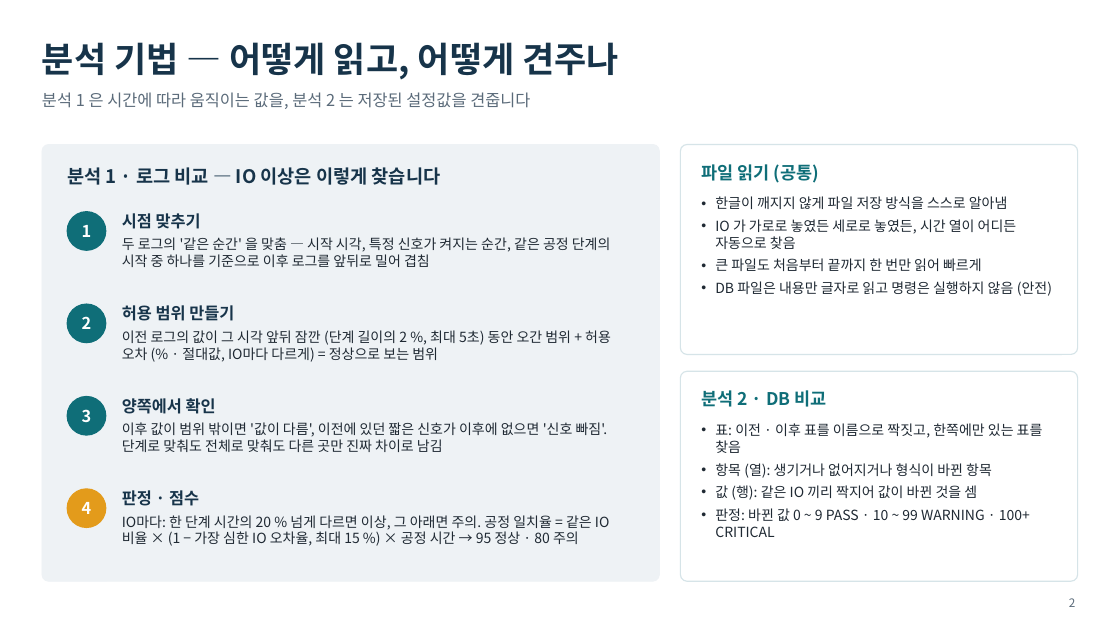
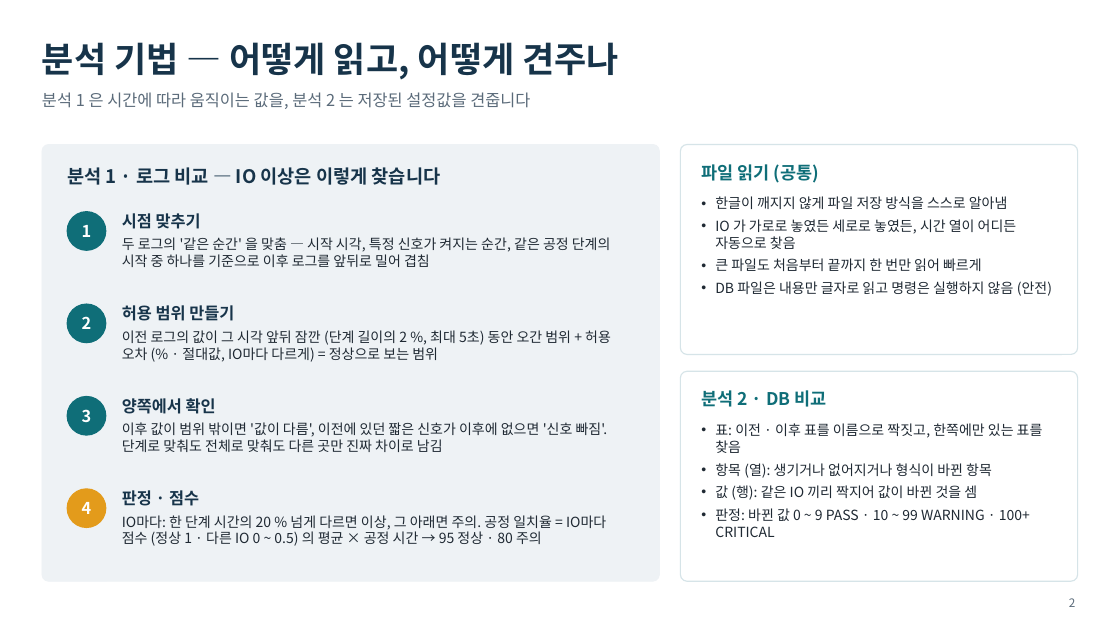
Before and after one commit to sssfffd/rookie2, a slide deck: slide 2 of docs/presentation/LogScope-아키텍처-기술.pptx. Drawn at 1120x630 pixels with LibreOffice and Linux fonts; fonts in the diff are those of the drawing. Boxes give left, top, right and bottom in pixels: in the first picture for what was removed or moved away, otherwise in the second. Text is boxed around its words. In the diff, an @@ line names an element or a change of style, - is before the commit and + after.

```diff
--- a/docs/presentation/LogScope-아키텍처-기술.pptx
+++ b/docs/presentation/LogScope-아키텍처-기술.pptx
@@ text at bbox=[122, 515, 606, 546]: text changed @@
-IO마다: 한 단계 시간의 20 % 넘게 다르면 이상, 그 아래면 주의. 공정 일치율 = 같은 IO 비율 × (1 − 가장 심한 IO 오차율, 최대 15 %) × 공정 시간 → 95 정상 · 80 주의
+IO마다: 한 단계 시간의 20 % 넘게 다르면 이상, 그 아래면 주의. 공정 일치율 = IO마다 점수 (정상 1 · 다른 IO 0 ~ 0.5) 의 평균 × 공정 시간 → 95 정상 · 80 주의
```
Also in this commit, not shown: 10 other files.
